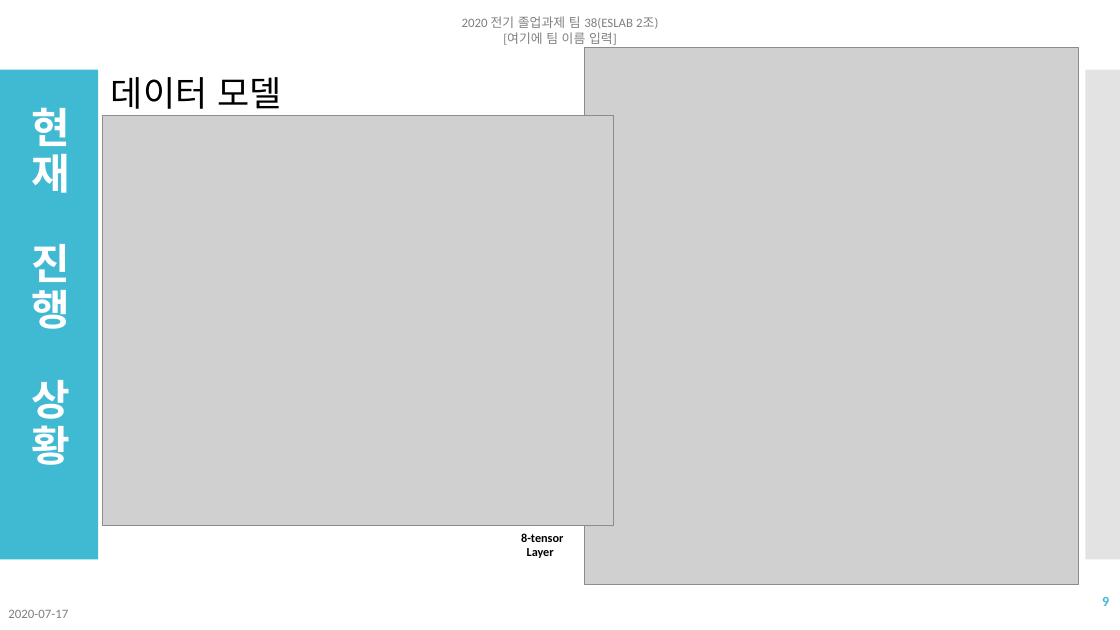
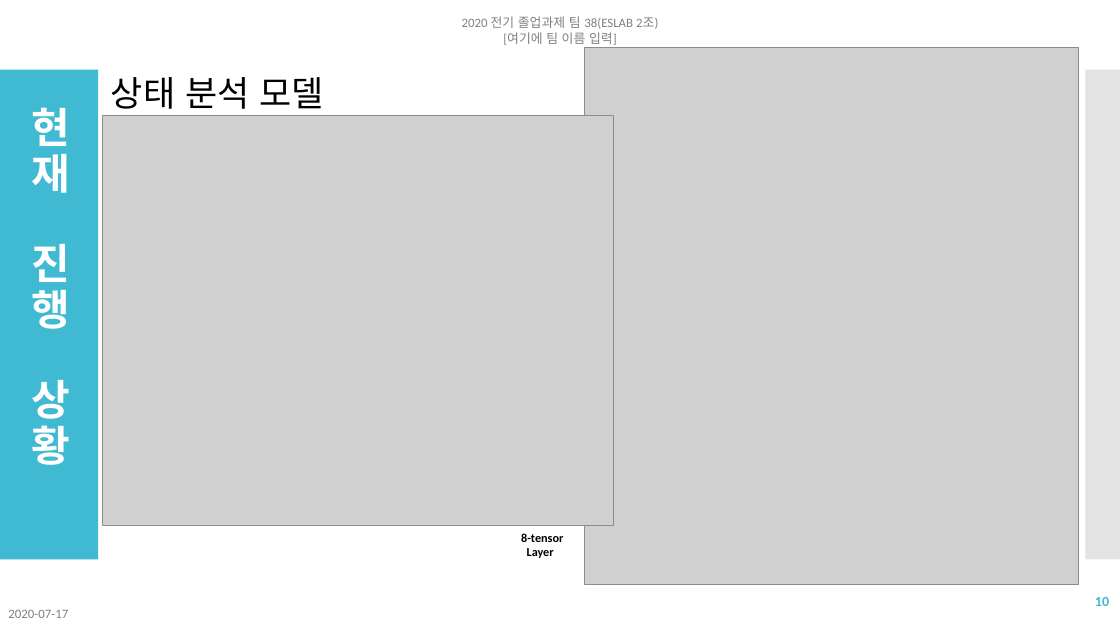
Before and after one commit to NgaAdrain/TEAM_Enter_Text_Here, a slide deck: slide 10 of Reports/졸업과제 네번째 발표 2조.pptx (slide 9 before the commit). Drawn at 1120x630 pixels with LibreOffice and Linux fonts; fonts in the diff are those of the drawing; grey boxes stand for pictures. Boxes give left, top, right and bottom in pixels: in the first picture for what was removed or moved away, otherwise in the second. Text is boxed around its words. In the diff, an @@ line names an element or a change of style, - is before the commit and + after.

```diff
--- a/Reports/졸업과제 네번째 발표 2조.pptx
+++ b/Reports/졸업과제 네번째 발표 2조.pptx
@@ text at [111,77,323,116]: text changed @@
-데이터 모델
+상태 분석 모델
@@ page number at [1095,597,1109,606]: text changed @@
-9
+10
```
Also in this commit, not shown: 2 other slides changed, 1 other file.
